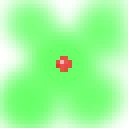
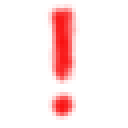
Comparing the layer stacks of the two w=128, h=128 images. Changes:
added layer "radioactivity" above "charge" over bbox(44, 0, 80, 120)
hid "Taso #2" over bbox(56, 56, 72, 72)
hid "Taso #5" over bbox(0, 0, 128, 128)
